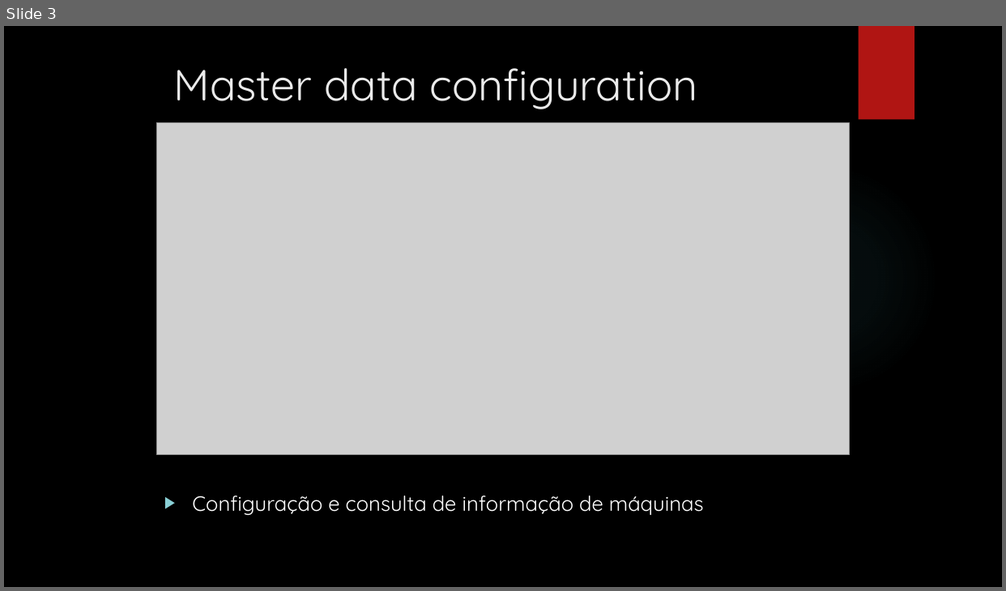
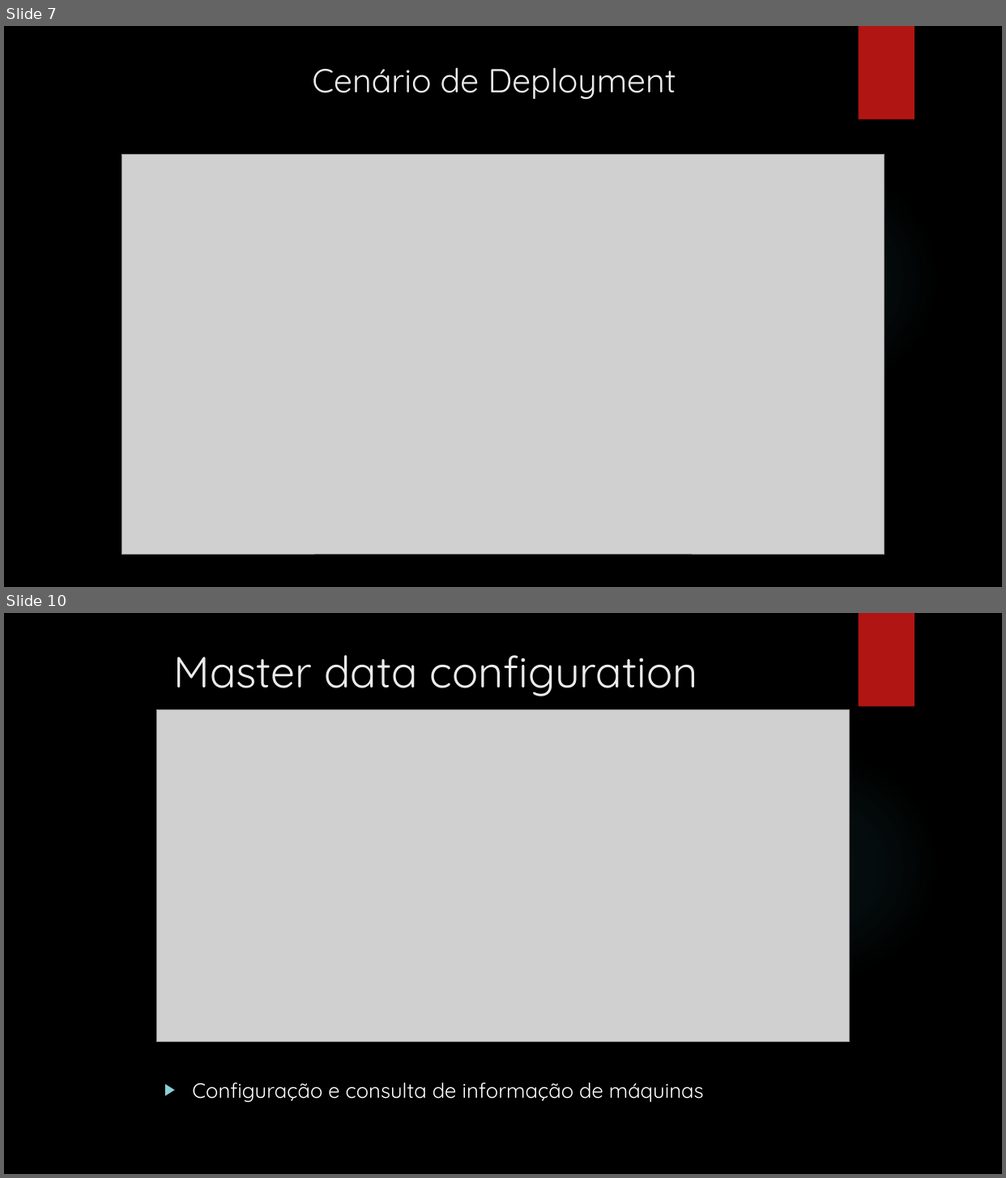
Before and after one commit to MarcoPinheiro21/MyOwnCutlery, a slide deck: Apresentacao_3NA1.pptx. Shown one above the other, each under a label of ours: slide 3 before the commit, slides 7 and 10 after it; the slides between them are not shown. The pictures are 1006x591 and 1006x1178 pixels, drawn with LibreOffice and Linux fonts; fonts in the diff are those of the drawing; grey boxes stand for pictures; background and template pictures are left out. Boxes give left, top, right and bottom in pixels: in the first picture for what was removed or moved away, otherwise in the second. Text is boxed around its words. In the diff, an @@ line names an element or a change of style, - is before the commit and + after.

```diff
--- a/Apresentacao_3NA1.pptx
+++ b/Apresentacao_3NA1.pptx
@@ slide 7 added at (x1=4, y1=26, x2=1002, y2=587), background picture (left out); not listed: 2 template elements that a slide beside it also shows @@
@@ title added at (x1=312, y1=67, x2=676, y2=100), 32 pt, text #EBEBEB @@
+Cenário de Deployment
@@ picture added at (x1=121, y1=155, x2=884, y2=555) @@
@@ what was slide 3 is now slide 10 @@
```
Also in this commit, not shown: 9 other slides added, 2 slides removed.
